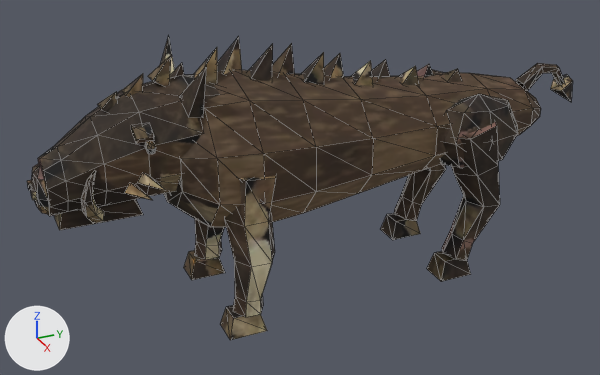
The glTF model public/models/critter_boar.glb as it was, and as the next commit left it.
The view is the same before and after, from a 50 mm camera at (1.572, -0.728, 1.027) aimed at (-0.008, -0.017, 0.237). Arrows for +X, +Y and +Z are at lower left; the lights stay in place. The older version comes first. Mesh edges are drawn as thin lines. Where no turn or scale is listed for an object, it has been applied to the vertices. Vertices at exactly the same position are counted once.

In view in the first picture: 'Body', 'Head', 'Leg_BL', 'Leg_BR', 'Leg_FL', 'Leg_FR'.
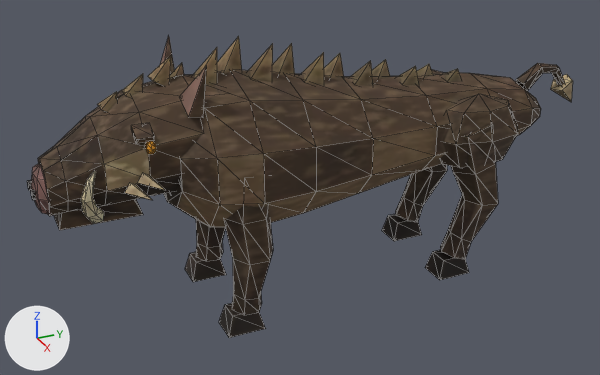
Edits to the bpy script that builds the scene:
```text
Change me_body:
    where me_body.from_pydata(...)  # 260 vertices, 448 faces; spans x -0.183..0.183, y -0.355..0.743, z -0.168..0.24
    used by ob_body; parent = ob_critterboar; location = (0.0, 0.0, 0.36)
    me_body part 1: texture (UV) coordinates of 315 of 448 faces, centred in x -0.161..0.161, y -0.345..0.727, z -0.086..0.195, changed; they spanned u 0.03..0.99, v 0.01..0.99 and now span u 0.01..0.99, v 0.01..0.99
Change me_head:
    where me_head.from_pydata(...)  # 261 vertices, 442 faces; spans x -0.17..0.17, y -0.352..0.07, z -0.168..0.16
    used by ob_head; parent = ob_body; location = (0.0, -0.25, 0.07)
    me_head part 2: texture (UV) coordinates of 440 of 442 faces, centred in x -0.145..0.145, y -0.352..0.07, z -0.168..0.123, changed; they spanned u 0.01..0.99, v 0.01..0.99 and now span u 0.01..0.99, v 0.01..0.99
Change me_leg_fl:
    used by ob_leg_fl; location = (-0.135, -0.19, 0.34)
    remove me_leg_fl.from_pydata(...)  # 38 vertices, 68 faces; spans x -0.055..0.055, y -0.068..0.062, z -0.34..0.035
    add me_leg_fl.from_pydata(...)  # 38 vertices, 68 faces; spans x -0.05..0.05, y -0.068..0.058, z -0.34..0.035
    me_leg_fl part 3: texture (UV) coordinates of 68 of 68 faces, centred in x -0.052..0.052, y -0.064..0.045, z -0.34..0.033, changed; they spanned u 0.01..0.97, v 0.01..0.97 and now span u 0.12..0.97, v 0.01..0.98
    edits to the shape of me_leg_fl do not show in these pictures
Change me_leg_fr:
    used by ob_leg_fr; location = (0.135, -0.19, 0.34)
    remove me_leg_fr.from_pydata(...)  # 38 vertices, 68 faces; spans x -0.055..0.055, y -0.068..0.062, z -0.34..0.035
    add me_leg_fr.from_pydata(...)  # 38 vertices, 68 faces; spans x -0.05..0.05, y -0.068..0.058, z -0.34..0.035
    me_leg_fr part 4: texture (UV) coordinates of 68 of 68 faces, centred in x -0.052..0.052, y -0.064..0.045, z -0.34..0.033, changed; they spanned u 0.01..0.97, v 0.01..0.98 and now span u 0.14..0.97, v 0.01..0.97
    edits to the shape of me_leg_fr do not show in these pictures
Change ob_leg_bl:
    ob_leg_bl.location: (-0.115, 0.34, 0.34) -> (-0.108, 0.34, 0.34)
Change ob_leg_br:
    ob_leg_br.location: (0.115, 0.34, 0.34) -> (0.108, 0.34, 0.34)
Change ob_leg_fl:
    ob_leg_fl.location: (-0.135, -0.19, 0.34) -> (-0.126, -0.19, 0.34)
Change ob_leg_fr:
    ob_leg_fr.location: (0.135, -0.19, 0.34) -> (0.126, -0.19, 0.34)
```

Changed parts and their boxes (x1, y1, x2, y2) in the pictures (600 x 375 px):
'Leg_FR', surface changed, moved: before (220, 175, 276, 340); after (219, 206, 273, 338)
'Leg_BR', moved: before (427, 122, 500, 282); after (425, 124, 498, 280)
'Leg_BL', moved: before (381, 164, 446, 240); after (382, 164, 447, 241)
'Leg_FL', surface changed, moved: before (184, 219, 225, 280); after (185, 220, 226, 282)
part 1 of me_body, surface changed: (164, 36, 573, 227) in both
part 2 of me_head, surface changed: (27, 36, 220, 230) in both
